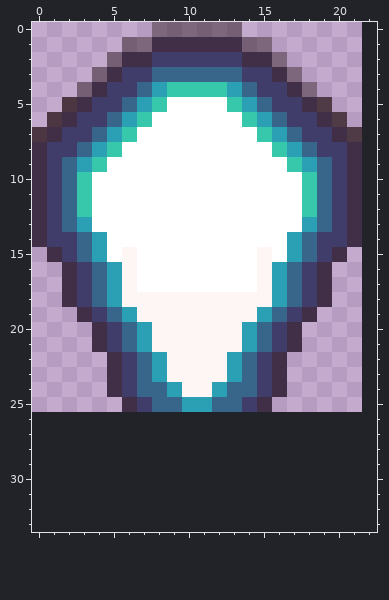
One commit to this pixel-art sprite: res/img/effect/iceshower.png. The first picture shows the starting point.
The file is 22x26 pixels. Colours within 5 levels of each other are drawn and written as one. The old version is drawn lined up with the new one, on the new canvas.
After the commit:
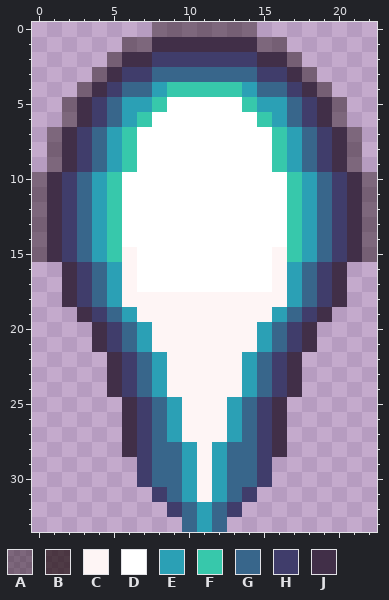
Palette (. is transparent): A #13030366  B #150303aa  C #fef5f5  D #ffffff  E #2ba0b5  F #37c8ab  G #38668b  H #403d6b  J #412f48
The edit:
canvas 22x26 -> 23x34
Changed rows in their new state; - is an unchanged pixel.
first column x 0:
 0 --------------A--------
 1 --------------J-A------
 2 --------------H-JA-----
 3 --------------G-HJA----
 4 ------G------FEGGHJA---
 5 --A--GE------DFEEGHJA--
 6 -.AJ----------DFEG--A--
 7 .AJ------------DFEG--A-
 8 .AJHGEF-------------JA-
 9 .AJHGEF---------FEGHJA-
10 AJHGEF-----------FE---A
11 AJHGEF-----------FE---A
12 AJHGEF-----------FE---A
13 AJHGEF-----------F----A
14 AJ---F-----------FEG--A
15 A----F---------DCFEGHJA
16 ---------------DCEGHJ--
17 ---------------DCEGHJ--
18 ----------------CEGHJ--
19 ---------------CEGHJ---
20 --------------CEGHJ----
21 --------------CEGHJ----
22 -------------CEGHJ-----
23 -------------CEGHJ-----
24 --------EC--CCEGHJ-----
25 ---------ECCCEGHJ------
26 ------JHGECCCEGHJ------
27 ------JHGECCCEGHJ------
28 ------JHGGECEGGHJ------
29 -------HGGECEGGH-------
30 -------HGGECEGGH-------
31 --------HGECEGH--------
32 ---------HGEGH---------
33 ----------GEG----------
